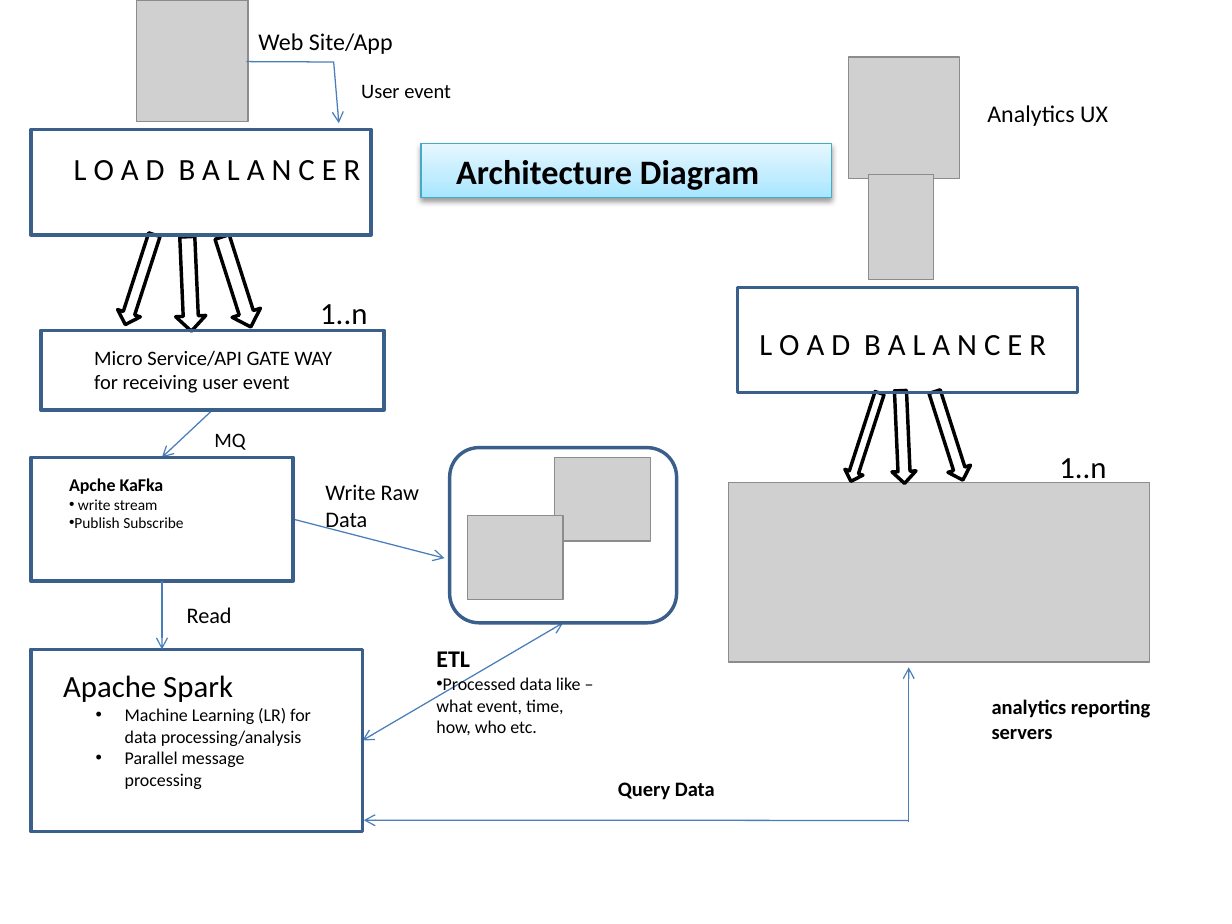
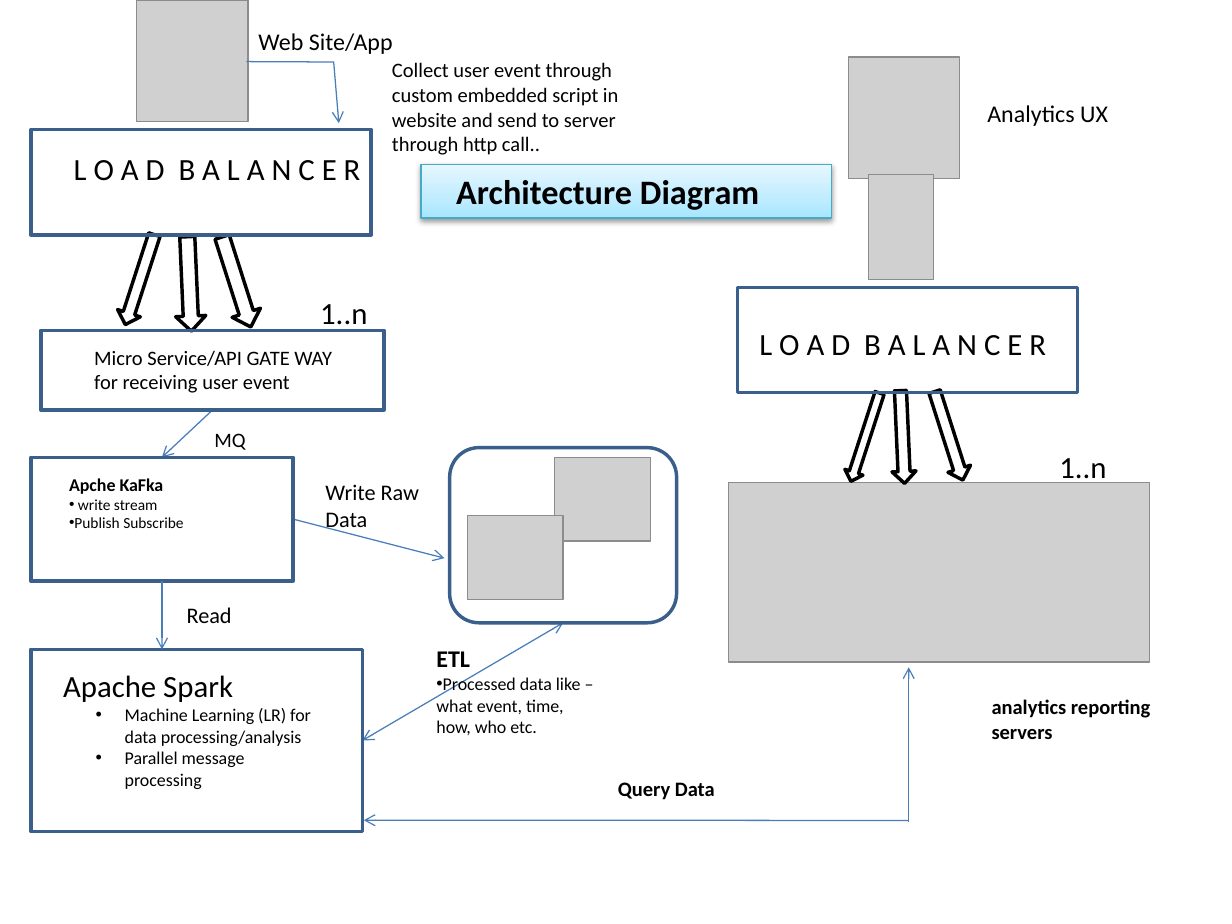
Before and after one commit to ramcdatta/pay-pay-test, a slide deck: slide 1 of Design Question/Architecture_Alalytics_App.pptx. Drawn at 1232x924 pixels with LibreOffice and Linux fonts; fonts in the diff are those of the drawing; grey boxes stand for pictures. Boxes give left, top, right and bottom in pixels: in the first picture for what was removed or moved away, otherwise in the second. Text is boxed around its words. In the diff, an @@ line names an element or a change of style, - is before the commit and + after.

```diff
--- a/Design Question/Architecture_Alalytics_App.pptx
+++ b/Design Question/Architecture_Alalytics_App.pptx
@@ text at [392,62,618,155]: text changed @@
-User event
+Collect user event through custom embedded script in website and send to server through http call..
@@ rectangle "Architecture Diagram": place and size @@
-rectangle "Architecture Diagram" at [421,144,832,198]
+rectangle "Architecture Diagram" at [421,164,832,218]
```
